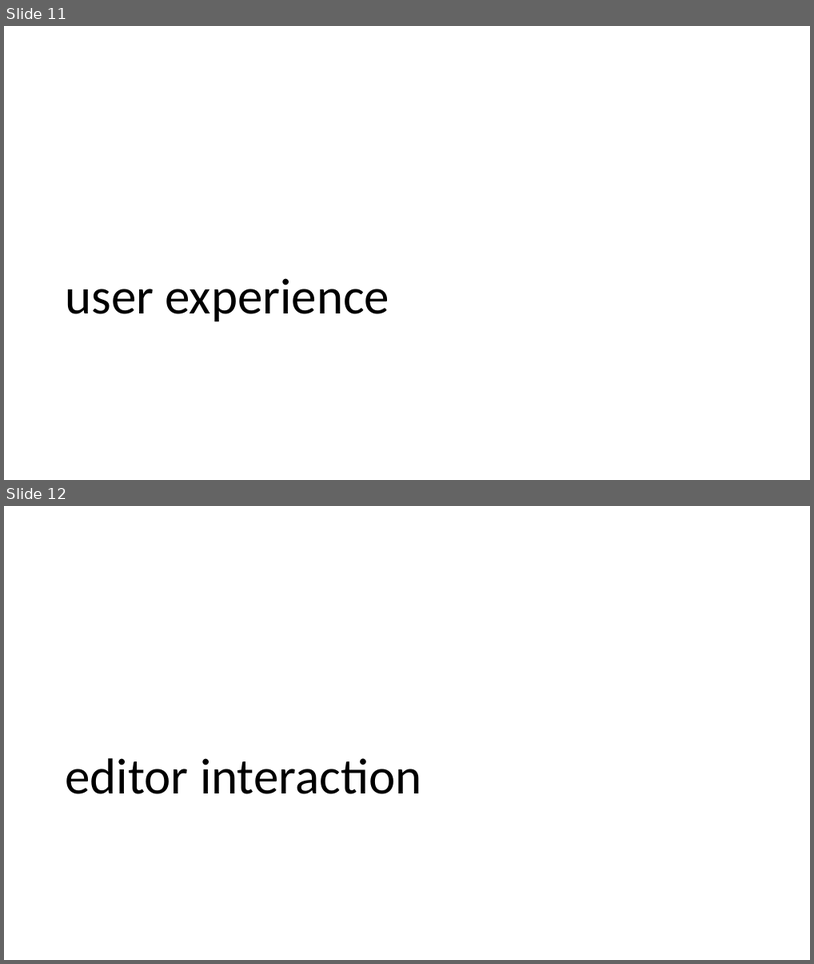
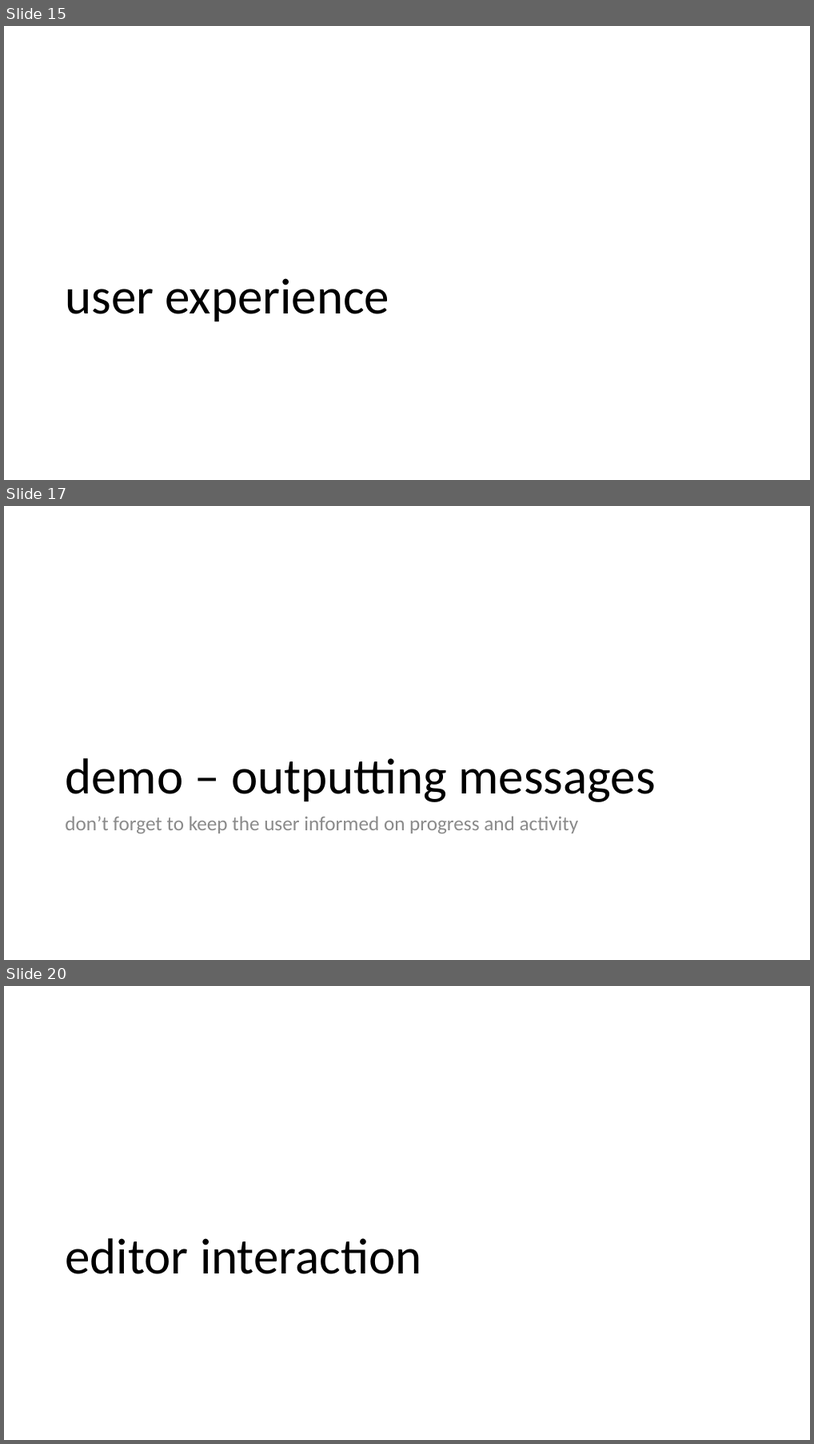
Before and after one commit to bradygaster-zz/extending-vscode-talk, a slide deck: extending-vs-code.pptx. Shown one above the other, each under a label of ours: slides 11 and 12 before the commit, slides 15, 17 and 20 after it; the slides between them are not shown. The pictures are 814x964 and 814x1444 pixels, drawn with LibreOffice and Linux fonts; fonts in the diff are those of the drawing. Boxes give left, top, right and bottom in pixels: in the first picture for what was removed or moved away, otherwise in the second. Text is boxed around its words. In the diff, an @@ line names an element or a change of style, - is before the commit and + after.

```diff
--- a/extending-vs-code.pptx
+++ b/extending-vs-code.pptx
@@ slide 17 added at (4,506,810,960), background #FFFFFF @@
@@ title added at (65,758,655,802), 60 pt, text #000000 @@
+demo – outputting messages
@@ text added at (65,816,579,833), 24 pt, text #8C8C8C @@
+don’t forget to keep the user informed on progress and activity
@@ what was slide 11 is now slide 15 @@
@@ what was slide 12 is now slide 20 @@
```
Also in this commit, not shown: 1 slide changed, 11 other slides added, 2 slides removed, 31 other files.
